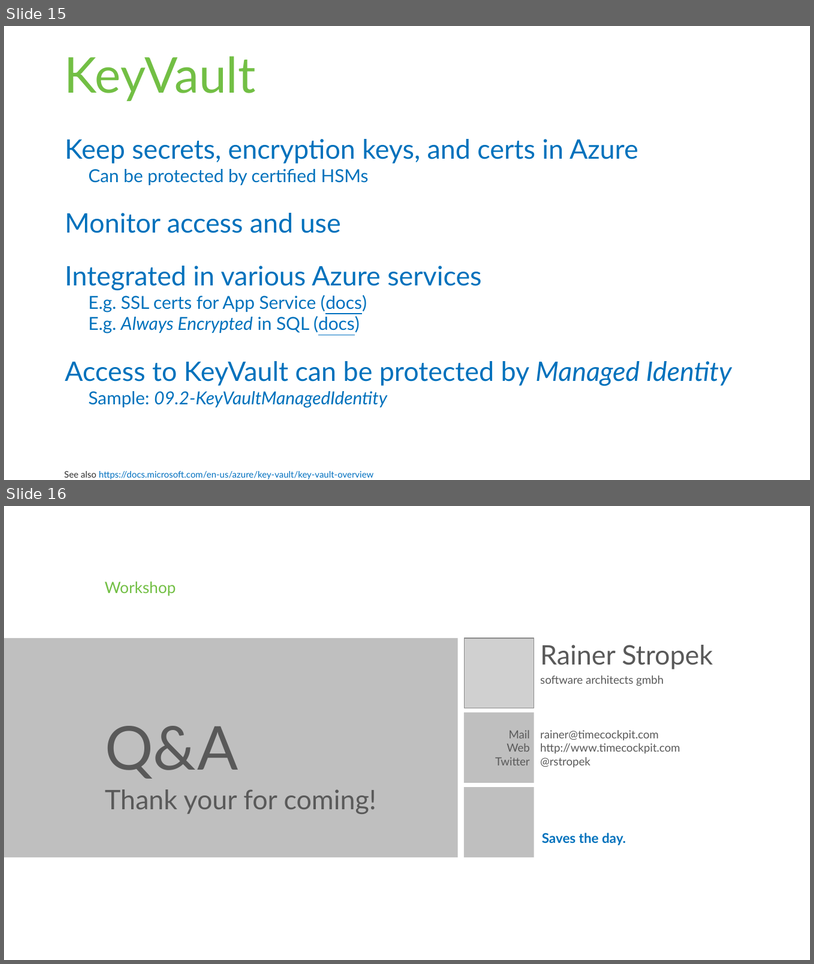
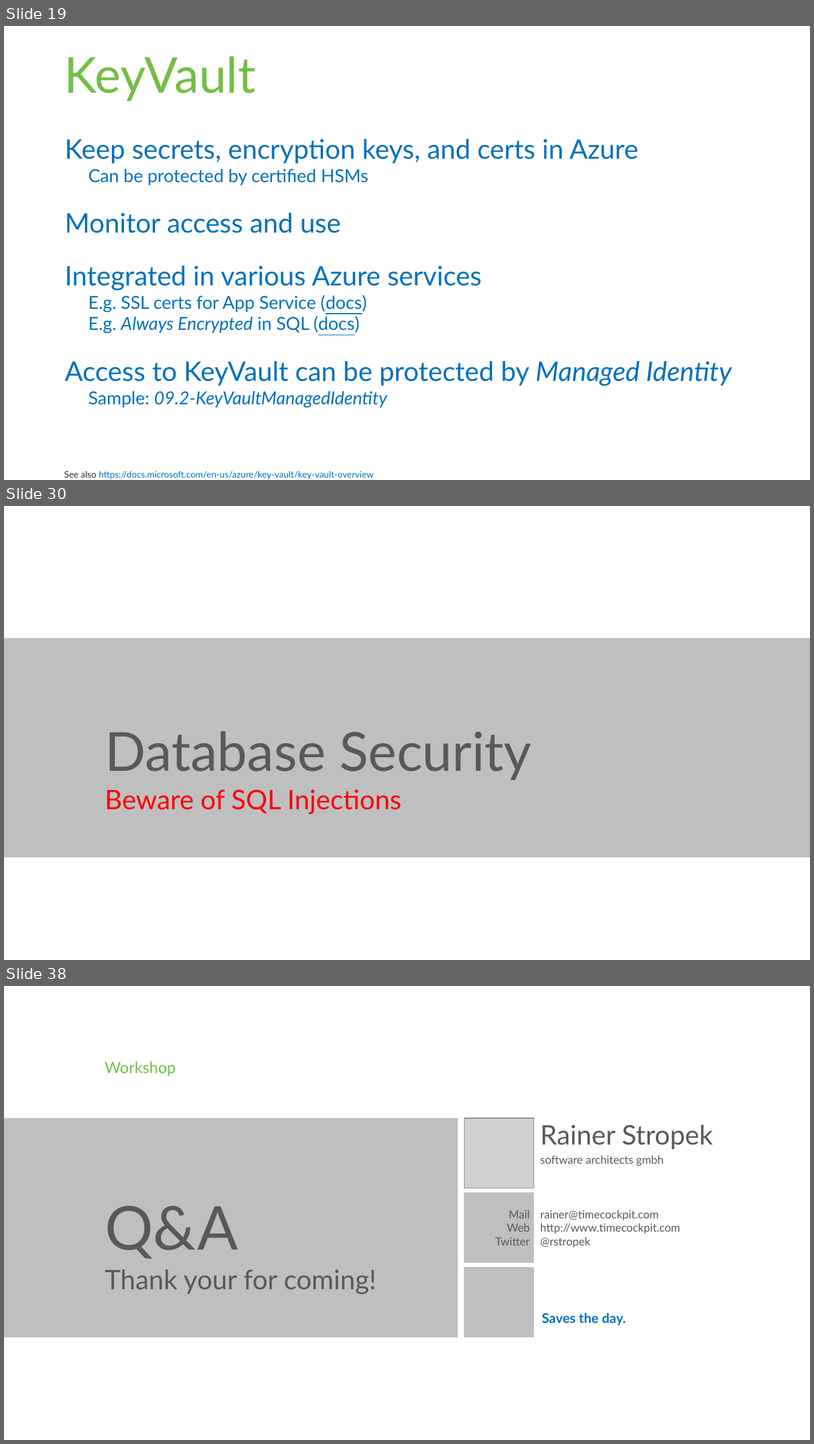
Before and after one commit to rstropek/SecureCodingDotNet, a slide deck: Slides/Secure-Coding-Dot-Net.pptx. Shown one above the other, each under a label of ours: slides 15 and 16 before the commit, slides 19, 30 and 38 after it; the slides between them are not shown. The pictures are 814x964 and 814x1444 pixels, drawn with LibreOffice and Linux fonts; fonts in the diff are those of the drawing; grey boxes stand for pictures; background and template pictures are left out. Boxes give left, top, right and bottom in pixels: in the first picture for what was removed or moved away, otherwise in the second. Text is boxed around its words. In the diff, an @@ line names an element or a change of style, - is before the commit and + after.

```diff
--- a/Slides/Secure-Coding-Dot-Net.pptx
+++ b/Slides/Secure-Coding-Dot-Net.pptx
@@ slide 30 added at [4, 506, 810, 960], background #FFFFFF @@
@@ rectangle added at [4, 638, 810, 858], fill #BFBFBF @@
@@ title added at [105, 731, 532, 780], 48 pt, text #595959 @@
+Database Security
@@ text added at [105, 789, 401, 814], 24 pt, text #FF0000 @@
+Beware of SQL Injections
@@ what was slide 15 is now slide 19 @@
@@ what was slide 16 is now slide 38 @@
```
Also in this commit, not shown: 1 slide changed, 22 other slides added, 1 slide removed, 1 other file.
